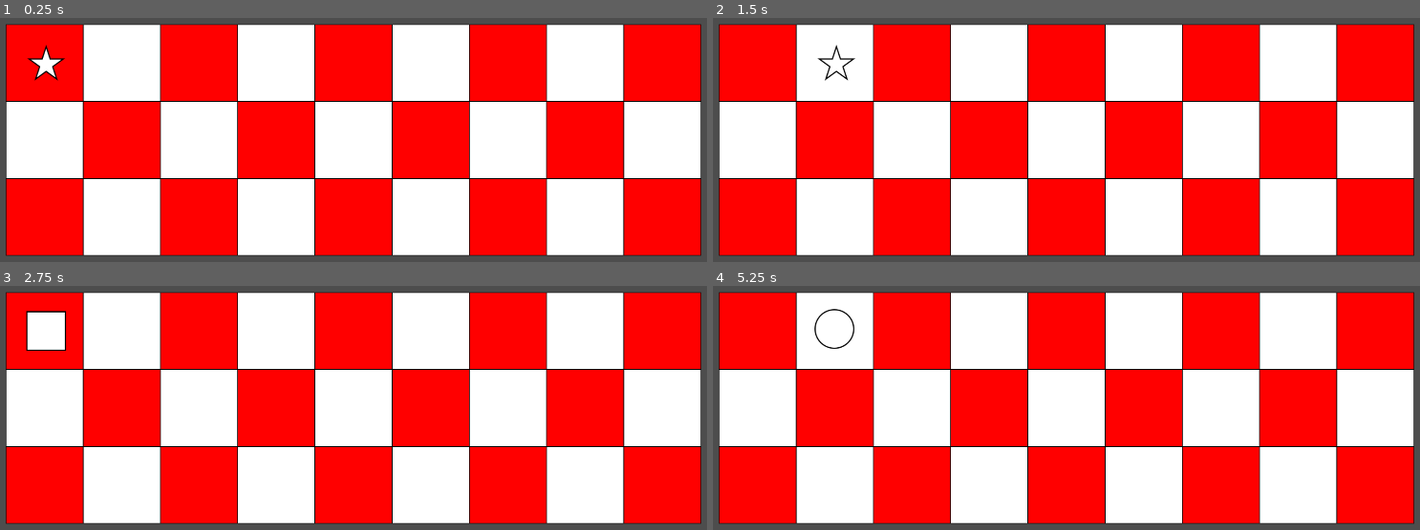
Above: before the commit, frames 1-4 (two rows, left to right).
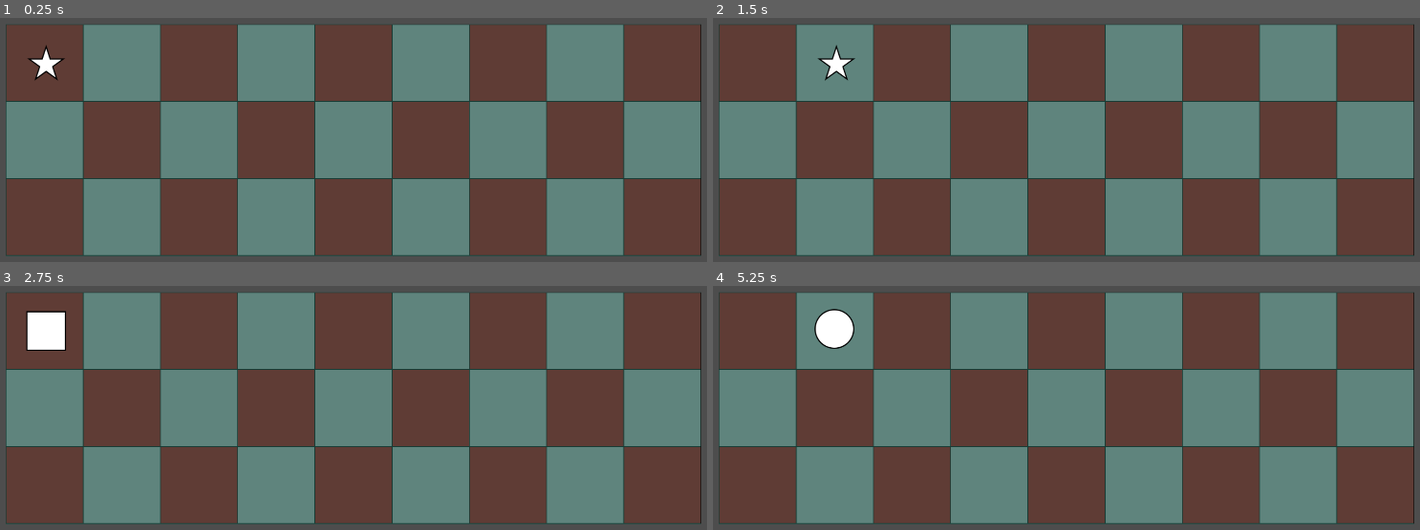
Above: after the commit, the same moments.

Repository: bezark/Street-Fight
Game: Godot game, scene res://street.tscn
Same seed, same stepped clock (60 frames per second), same inputs: the game is played once before the commit and once after it.
Inputs:
- Up to frame 1 (0.25 s): no input
- Up to frame 2 (1.5 s): tap Enter (ui_accept) at 0.5, 0.77, 1.25 s; hold Right (ui_right) from 0.53 s (still down); tap Up (Moving) at 0.6 s; tap A (circle) at 1.35 s
- Up to frame 3 (2.75 s): tap Enter (ui_accept) at 1.52, 2 s; release Right (ui_right) at 2.03 s; hold Left (ui_left) from 2.03 s (still down); hold D (square) from 2.03 s (still down)
- Up to frame 4 (5.25 s): tap Enter (ui_accept) at 2.75, 3.02, 3.5, 3.77, 4.25, 4.52 s; release Left (ui_left) at 2.78 s; release D (square) at 2.78 s; hold Right (ui_right) 2.78-4.28 s; tap F (star) at 2.85 s; hold S (triangle) 3.53-4.28 s; hold Left (ui_left) 4.28-5.03 s; tap Up (Moving) at 4.35 s; hold Right (ui_right) from 5.03 s (still down); hold A (circle) from 5.03 s (still down)

The runs differ from the first frame. In frame 1, 93% of the frame differs, in the area x 0-100%, y 2-98%; in frame 2, 93%; in frame 3, 92%; in frame 4, 92%.

Commit message:
Update street.tscn
less abrasive

Diff:
--- a/street.tscn
+++ b/street.tscn
@@ -12,10 +12,9 @@
 texture = ExtResource("1_irwmb")
 
 [node name="ColorRect" type="ColorRect" parent="."]
-visible = false
-offset_right = 1920.0
-offset_bottom = 1080.0
-color = Color(0, 0.392157, 0.396078, 0.419608)
+offset_right = 1745.0
+offset_bottom = 583.0
+color = Color(0.12549, 0.329412, 0.290196, 0.717647)
 
 [node name="Player" parent="." instance=ExtResource("2_rpp3x")]
 position = Vector2(1, 1)
